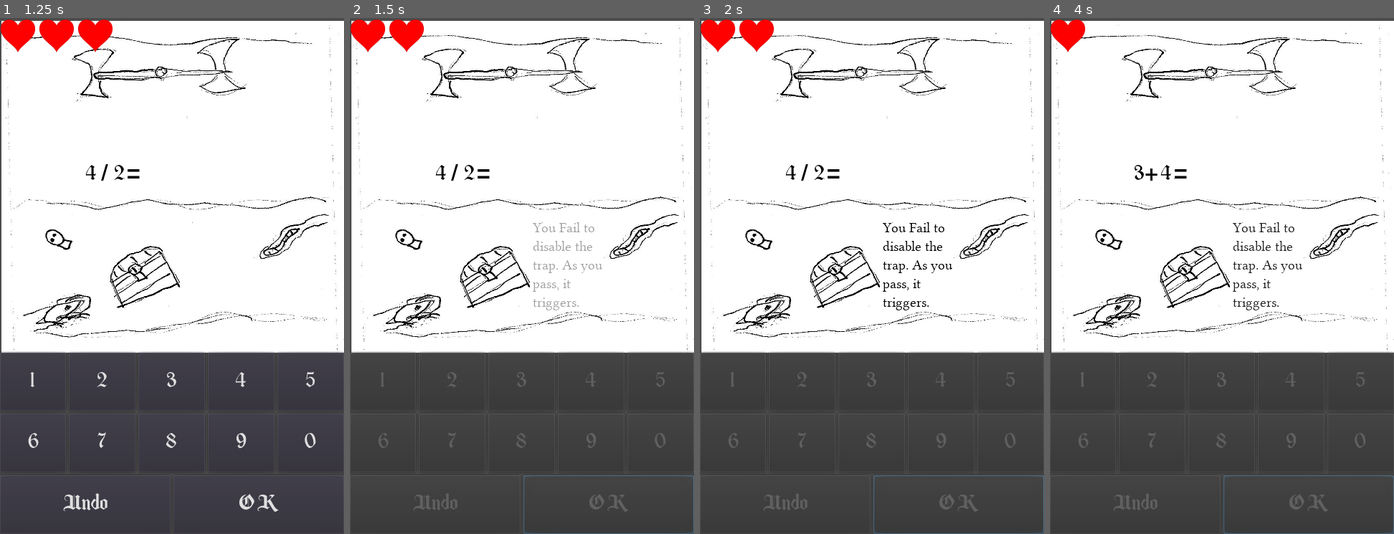
Above: before the commit, frames 1-4 (left to right).
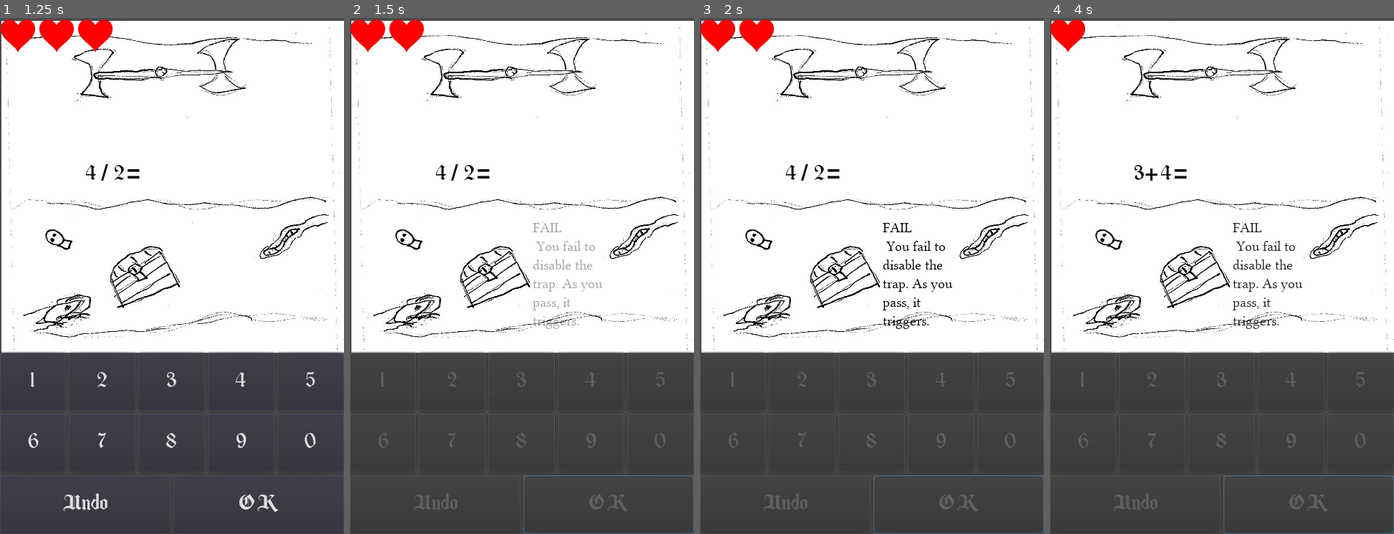
Above: after the commit, the same moments.

Repository: the-g-force/FamJam-May2020
Game: Godot game, scene res://src/TitleScene.tscn
The game is run twice, just before and just after one commit, with the same random seed, the same clock (stepped at 60 frames per second) and the same inputs.
Inputs:
- Up to frame 1 (1.25 s): click "Start" at 0.5 s
- Up to frame 2 (1.5 s): click "OK" at 1.25 s
- Up to frame 3 (2 s): no input
- Up to frame 4 (4 s): tap Enter at 2 s; tap Space at 2.75 s; click "OK" at 3.5 s

Frame 1 is identical in both runs. In frame 2, 0.7% of the frame differs, in the area x 53-74%, y 39-61%; in frame 3, 0.9%; in frame 4, 0.9%.

Commit message:
Add success/fail heading

Diff:
--- a/project/src/DefaultScene.gd
+++ b/project/src/DefaultScene.gd
@@ -18,9 +18,9 @@
 
 func _on_OnScreenKeyboard_ok_pressed():
 	if $Answer/Label.text == str($ProblemGenerator.problem):
-		_feedback.text = "You disable the trap and pass through safely."
+		_feedback.text = "SUCCESS \n You disable the trap and pass through safely."
 	else:
-		_feedback.text = "You Fail to disable the trap. As you pass, it triggers."
+		_feedback.text = "FAIL \n You fail to disable the trap. As you pass, it triggers."
 		$HealthTracker.health -= 1
 	_feedback_animatior.play("WIN")
 	$OnScreenKeyboard.disabled = true
